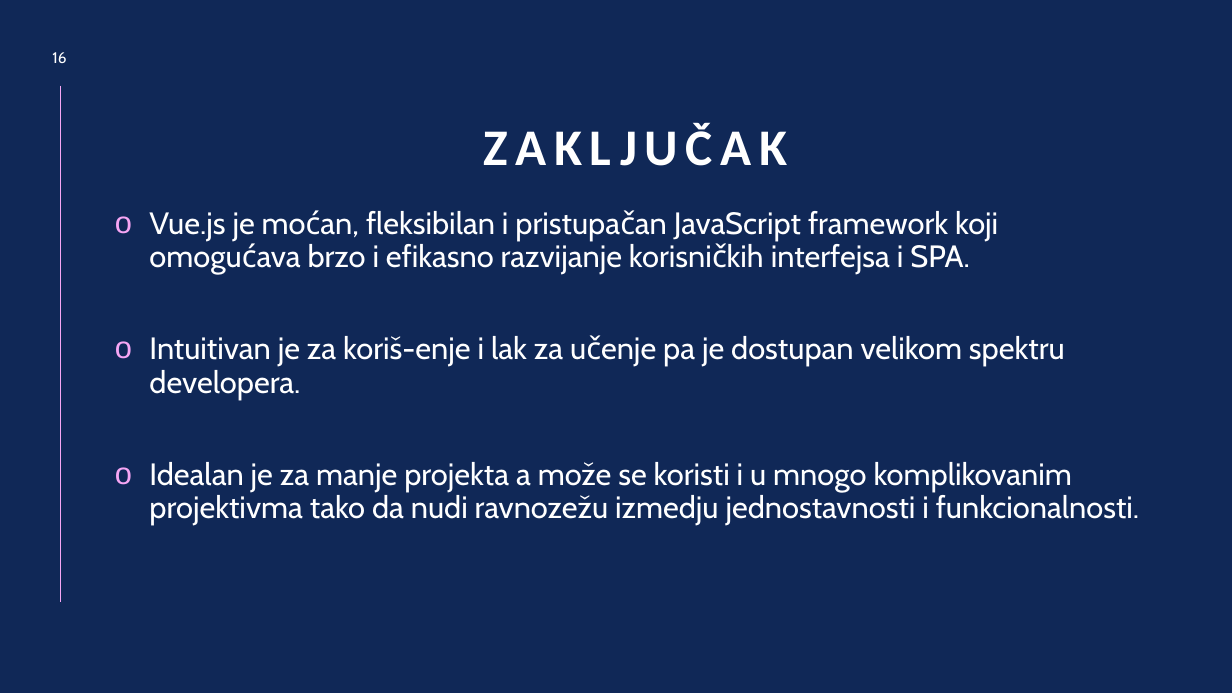
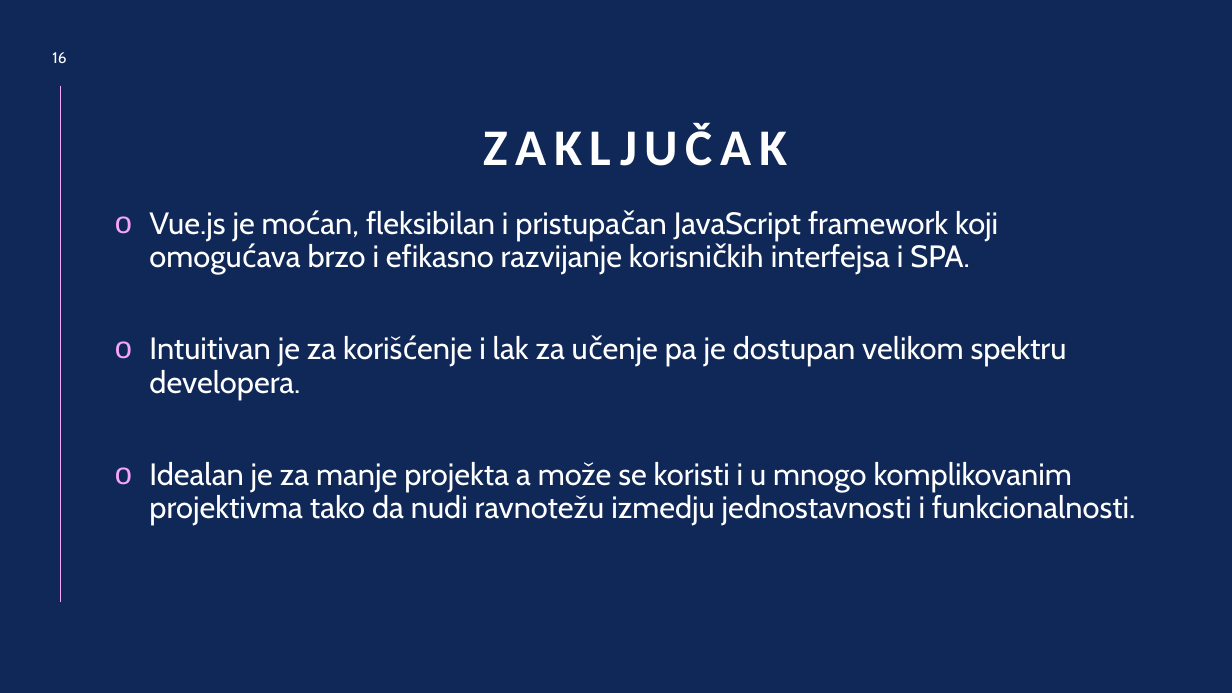
Before and after one commit to Wibesss/VueJobs, a slide deck: slide 16 of Vue.js Prezentacija.pptx. Drawn at 1232x693 pixels with LibreOffice and Linux fonts; fonts in the diff are those of the drawing. Boxes give left, top, right and bottom in pixels: in the first picture for what was removed or moved away, otherwise in the second. Text is boxed around its words. In the diff, an @@ line names an element or a change of style, - is before the commit and + after.

```diff
--- a/Vue.js Prezentacija.pptx
+++ b/Vue.js Prezentacija.pptx
@@ text at (x1=149, y1=336, x2=1135, y2=525): text changed @@
-o Intuitivan je za koriš-enje i lak za učenje pa je dostupan velikom spektru developera.
-o Idealan je za manje projekta a može se koristi i u mnogo komplikovanim projektivma tako da nudi ravnozežu izmedju jednostavnosti i funkcionalnosti.
+o Intuitivan je za korišćenje i lak za učenje pa je dostupan velikom spektru developera.
+o Idealan je za manje projekta a može se koristi i u mnogo komplikovanim projektivma tako da nudi ravnotežu izmedju jednostavnosti i funkcionalnosti.
```
Also in this commit, not shown: 12 other slides changed, 1 other file.
